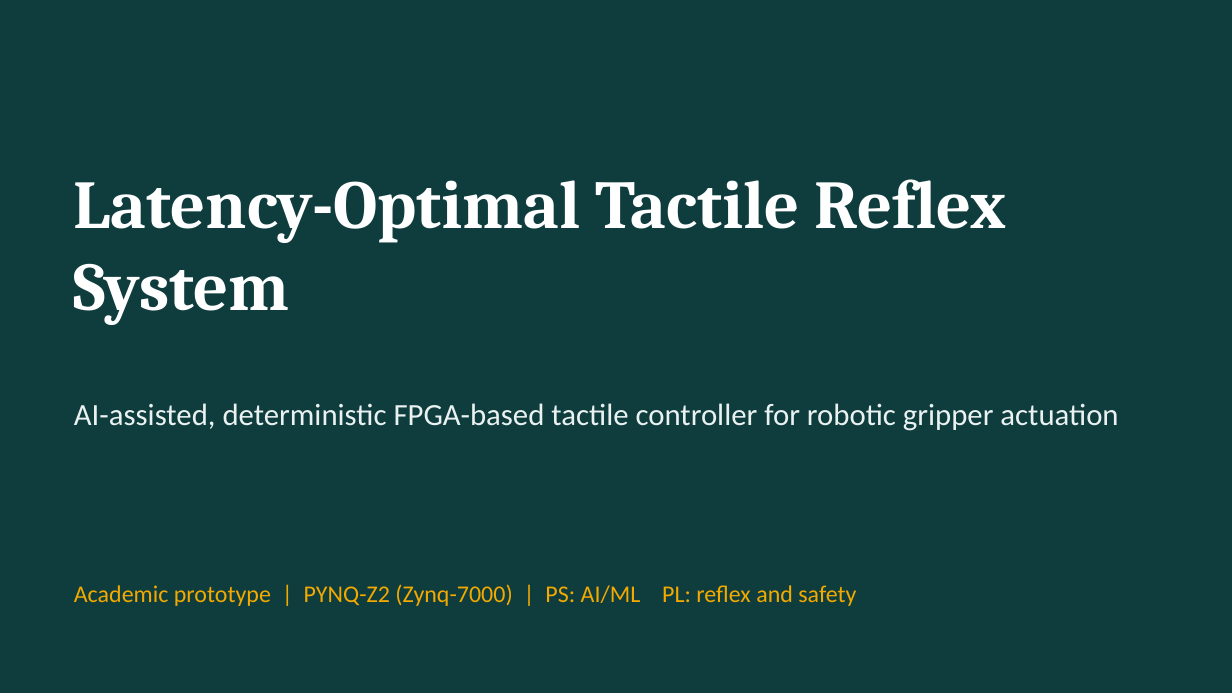
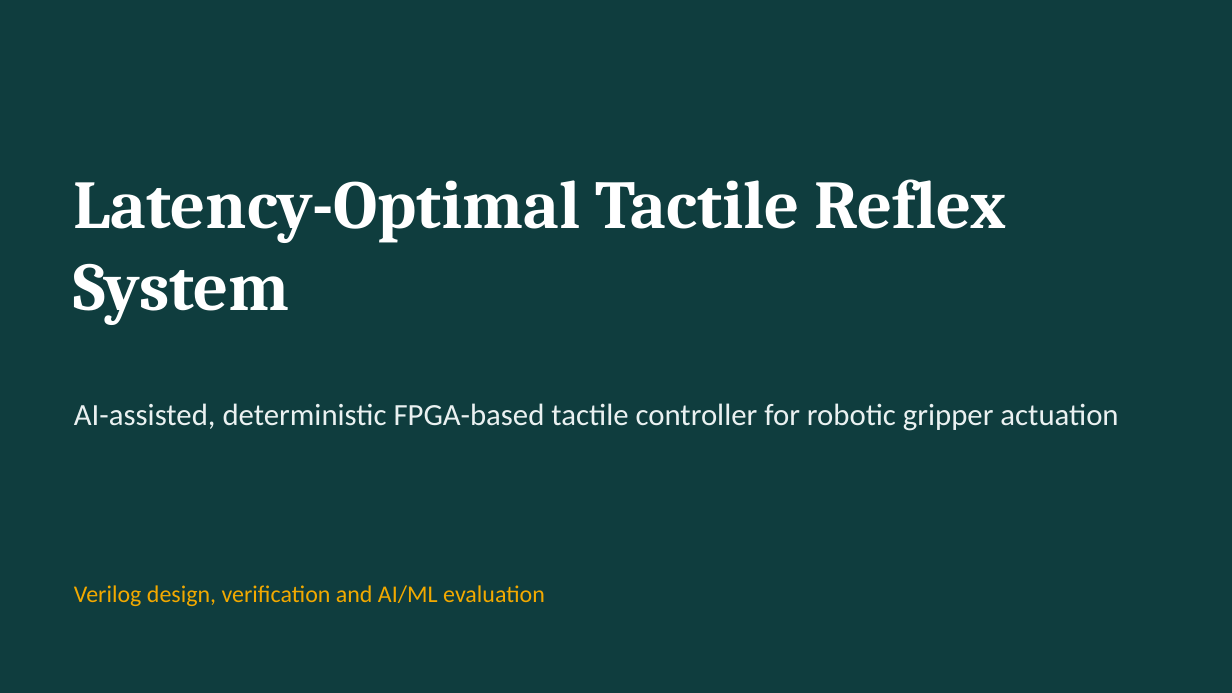
Before and after one commit to sanjiv283/tactile-reflex-system, a slide deck: slide 1 of docs/tactile_reflex_system.pptx. Drawn at 1232x693 pixels with LibreOffice and Linux fonts; fonts in the diff are those of the drawing. Boxes give left, top, right and bottom in pixels: in the first picture for what was removed or moved away, otherwise in the second. Text is boxed around its words. In the diff, an @@ line names an element or a change of style, - is before the commit and + after.

```diff
--- a/docs/tactile_reflex_system.pptx
+++ b/docs/tactile_reflex_system.pptx
@@ text at [74, 585, 545, 606]: text changed @@
-Academic prototype | PYNQ-Z2 (Zynq-7000) | PS: AI/ML PL: reflex and safety
+Verilog design, verification and AI/ML evaluation
```
Also in this commit, not shown: 5 other slides changed, 7 slides added, 6 slides removed, 11 other files.
